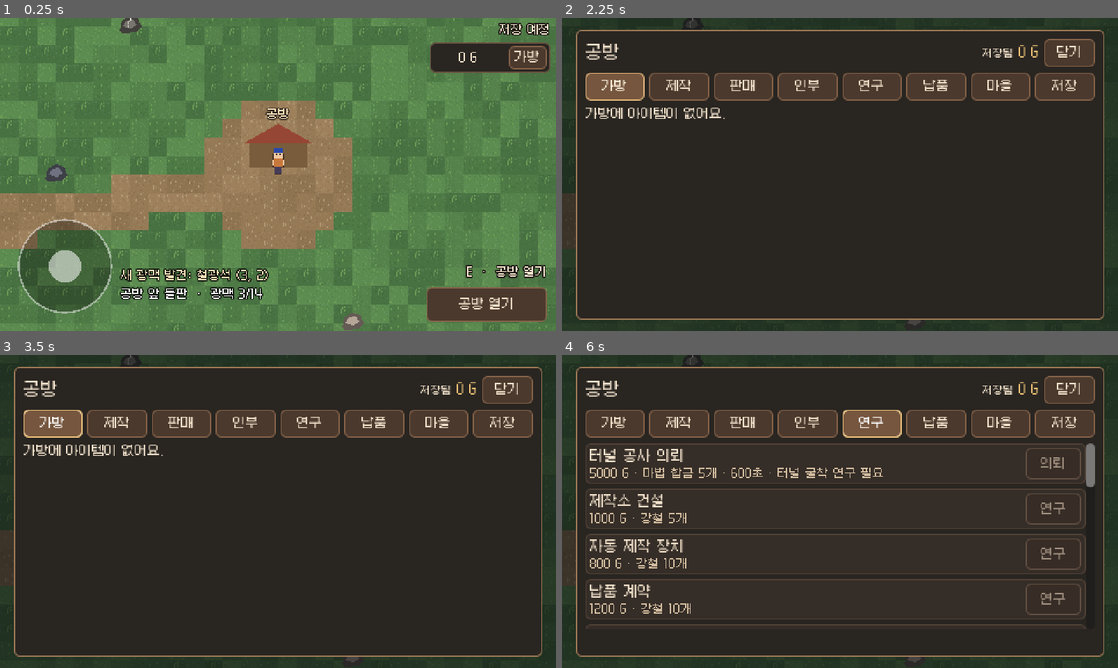
Above: before the commit, frames 1-4 (two rows, left to right).
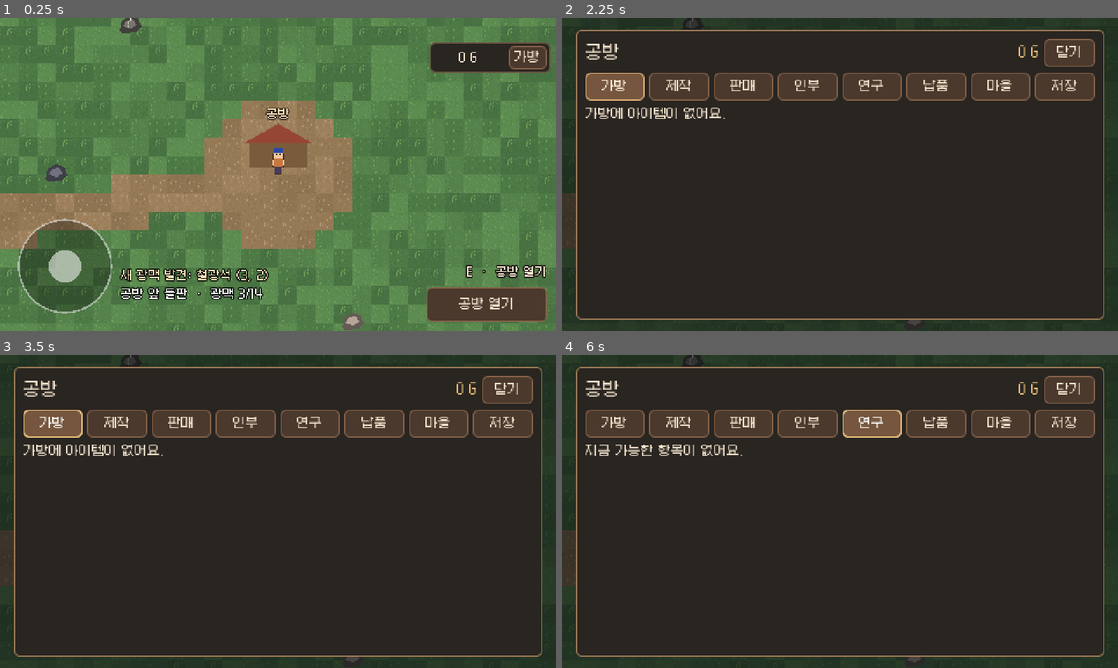
Above: after the commit, the same moments.

Repository: Bellsier/mining-workshop-godot
Game: Godot game, scene res://scenes/world/world_map.tscn
Two runs of this game, one before a commit and one after it. Both use one fixed random seed, a clock stepped at 60 frames per second and the inputs below.
Inputs:
- Up to frame 1 (0.25 s): no input
- Up to frame 2 (2.25 s): click "가방" at 0.5 s; click "닫기" at 1.25 s; click "공방 열기" at 2 s
- Up to frame 3 (3.5 s): click "가방" at 2.75 s
- Up to frame 4 (6 s): click "제작" at 3.5 s; click "판매" at 4.25 s; click "인부" at 5 s; click "연구" at 5.75 s

The runs differ from the first frame. In frame 1, 0.3% of the frame differs, in the area x 89-99%, y 1-6%; in frame 2, less than 0.1%; in frame 3, less than 0.1%; in frame 4, 6.6%, in the area x 4-96%, y 9-88%.
Error after the commit: Parse Error: Cannot infer the type of "well_formed" variable because the value doesn't have a set type. (res://scripts/workshop_save.gd:119)

Commit message:
Read extreme-range numbers exactly, write subnormals shortest, check base64 first
The slow-path reader took Godot's String.to_float as its starting point,
which gives up near the ends of the double range ("Exponent too high"), so
14 of 4,171 cases below 1e-296 ran out of correction steps. The starting
point is now scaled in GDScript, a few units in the last place away.
Subnormals search all precisions for the shortest text (5e-324), and the
kept original is checked as base64 before Godot decodes it.

Co-Authored-By: Claude Opus 5.5 <noreply@anthropic.com>
Claude-Session: https://claude.ai/code/session_01Ni93vrHVNsqdfN7W1bkCp3

Diff:
--- a/scripts/exact_json.gd
+++ b/scripts/exact_json.gd
@@ -70,7 +70,9 @@
 ## [digits, exponent] with value = digits × 10^exponent: the fewest digits that read back as x (x > 0).
 static func shortest_digits(x: float) -> Array:
 	var exact := _exact_decimal(x)
-	for precision in [15, 16, 17]:
+	# Below the smallest normal double precision is lower, so fewer than 15 digits can be the shortest.
+	var precisions := range(1, 18) if x < _from_bits(0x0010000000000000) else [15, 16, 17]
+	for precision: int in precisions:
 		var rounded := _round_digits(exact[0], precision)
 		var digits: String = rounded[0]
 		var exponent: int = exact[1] + rounded[1]
@@ -103,10 +105,29 @@
 		# Both operands are exact doubles, so one IEEE operation rounds correctly (Clinger's fast path).
 		var whole := float(digits.to_int())
 		return whole * _power_of_ten(exponent) if exponent >= 0 else whole / _power_of_ten(-exponent)
-	var guess := ("%se%d" % [digits, exponent]).to_float()
-	if not is_finite(guess) or guess <= 0.0:
-		guess = 1.7976931348623157e308 if count + exponent > 0 else _from_bits(1)
+	var guess := _guess(digits, exponent)
+	if not is_finite(guess):
+		guess = _from_bits(0x7FEFFFFFFFFFFFFF)
+	elif guess <= 0.0:
+		guess = _from_bits(1)
 	return _correct(guess, _big_from_digits(digits), exponent)
+
+
+## Within a few units in the last place of digits × 10^exponent (each step rounds once). Godot's own
+## String.to_float is not used: it gives up on exponents near the ends of the double range.
+static func _guess(digits: String, exponent: int) -> float:
+	var head := digits.substr(0, 17)
+	var scale := exponent + digits.length() - head.length()
+	var x := float(head.to_int())
+	while scale > 0:
+		var step := mini(scale, 22)
+		x *= _power_of_ten(step)
+		scale -= step
+	while scale < 0:
+		var step := mini(-scale, 22)
+		x /= _power_of_ten(step)
+		scale += step
+	return x
 
 
 # --- reading ------------------------------------------------------------------------------------------
--- a/scripts/workshop_save.gd
+++ b/scripts/workshop_save.gd
@@ -17,6 +17,7 @@
 static var _save_lock := Mutex.new()
 static var _original_key := ""
 static var _original_result := {}
+static var _base64: RegEx
 
 
 static func has_file() -> bool:
@@ -112,8 +113,12 @@
 	if key == _original_key:
 		return _original_result
 	var result := {"status": "corrupt", "bytes": PackedByteArray(), "payload": {}, "origin": str(state.get(LEGACY_ORIGIN, "")), "reason": ""}
-	var bytes := Marshalls.base64_to_raw(encoded) if not encoded.is_empty() else PackedByteArray()
-	if Marshalls.raw_to_base64(bytes) != encoded:
+	if _base64 == null:
+		_base64 = RegEx.create_from_string("^(?:[A-Za-z0-9+/]{4})*(?:[A-Za-z0-9+/]{2}==|[A-Za-z0-9+/]{3}=)?$")
+	# Checked first: Godot prints engine errors for text that is not base64.
+	var well_formed := not encoded.is_empty() and _base64.search(encoded) != null
+	var bytes := Marshalls.base64_to_raw(encoded) if well_formed else PackedByteArray()
+	if not well_formed or Marshalls.raw_to_base64(bytes) != encoded:
 		result.reason = "base64"
 	elif state.get(LEGACY_SHA256) != sha256_hex(bytes):
 		result.reason = "sha256"
